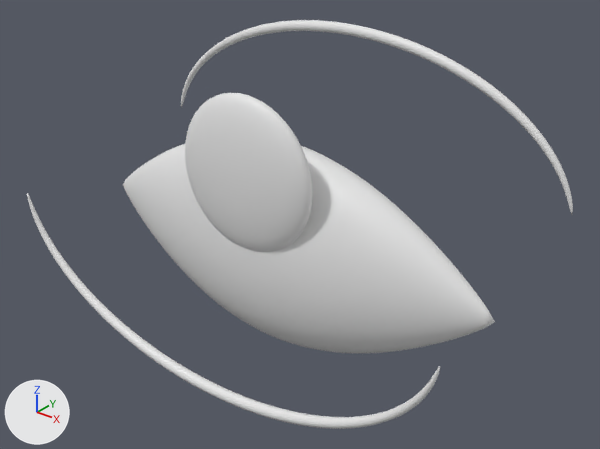
A saved change to the OBJ model assets/ocularis.obj.
Camera for both pictures: a 50 mm lens placed at (2.74, -3.23, 2.16), pointed at (0.1, 0.06, 0.12). Lighting does not change. The marker at lower left points along +X, +Y and +Z. The first picture is the older version. Where no turn or scale is listed for an object, it has been applied to the vertices.

In view in the first picture: 'ocularis'.
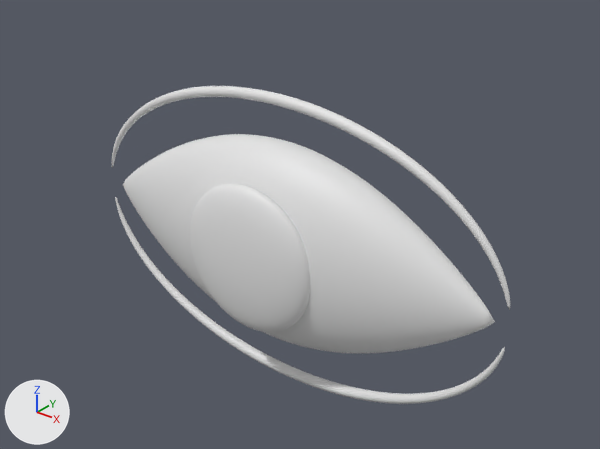
Edits to the scene script, one JSON object a line:
```json
{"block": "me_ocularis", "where": "# used by ob_ocularis; location = (0.0, 0.0, 0.0)"}
{"op": "remove", "block": "me_ocularis", "code": "me_ocularis.from_pydata(...)  # 6356 vertices, 12696 faces; spans x -1.42..1.42, y -0.7..0.67, z -0.63..1.13"}
{"op": "add", "block": "me_ocularis", "code": "me_ocularis.from_pydata(...)  # 6356 vertices, 12696 faces; spans x -1.42..1.42, y -0.37..0.3, z -0.88..0.88"}
{"block": "me_ocularis", "change": "me_ocularis part 1: the loose piece of 1730 vertices spanning x -0.44..0.44, y -0.37..-0.16, z 0.07..0.94 is moved by (0.0, 0.0, -0.5)"}
{"block": "me_ocularis", "change": "me_ocularis part 2: the loose piece of 992 vertices spanning x -1.42..1.42, y 0.6..0.67, z 0.35..1.13 is moved by (0.0, -0.65, -0.25)"}
{"block": "me_ocularis", "change": "me_ocularis part 3: the loose piece of 992 vertices spanning x -1.42..1.42, y -0.7..-0.63, z -0.63..0.15 is moved by (0.0, 0.65, -0.25)"}
```

Where the change shows, as pixel boxes [x1, y1, x2, y2] in the pictures (600 x 449 px; the box of a moved part takes in the faces that stretch with it):
```json
{"object": "ocularis", "change": "reshaped", "before": [27, 20, 573, 429], "after": [112, 86, 510, 404], "on screen": "27% narrower, 22% shorter"}
{"part": 1, "of": "me_ocularis", "change": "moved or reshaped", "before": [185, 93, 312, 252], "after": [190, 184, 310, 332]}
{"part": 2, "of": "me_ocularis", "change": "moved or reshaped", "before": [181, 20, 573, 215], "after": [112, 86, 510, 310]}
{"part": 3, "of": "me_ocularis", "change": "moved or reshaped", "before": [27, 193, 440, 429], "after": [115, 196, 505, 404]}
```
